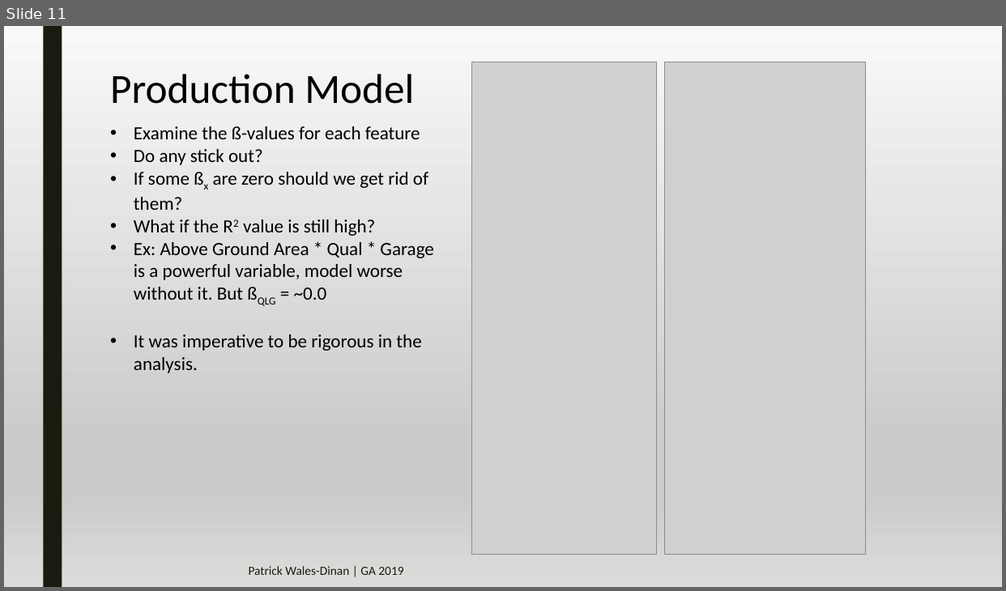
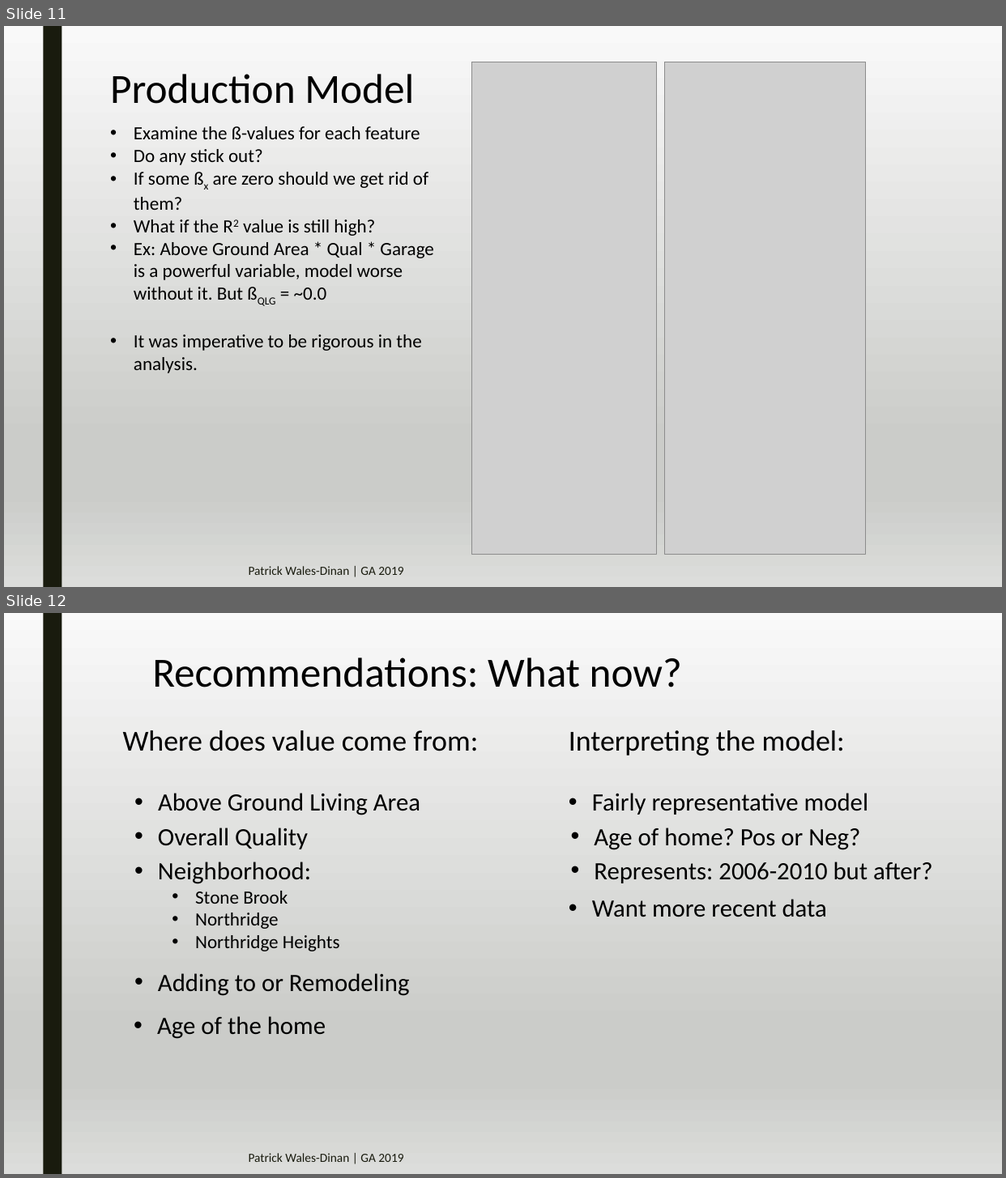
Before and after one commit to pwalesdi/Ames_Housing_Data, a slide deck: Project_2_Presentation.pptx. Shown one above the other, each under a label of ours: slide 11 before the commit, slides 11 and 12 after it. The pictures are 1006x591 and 1006x1178 pixels, drawn with LibreOffice and Linux fonts; fonts in the diff are those of the drawing; grey boxes stand for pictures. Boxes give left, top, right and bottom in pixels: in the first picture for what was removed or moved away, otherwise in the second. Text is boxed around its words. In the diff, an @@ line names an element or a change of style, - is before the commit and + after.

```diff
--- a/Project_2_Presentation.pptx
+++ b/Project_2_Presentation.pptx
@@ slide 12 added at (4,613,1002,1174), background gradient #F9F9F9 to #CBCCC9 to #DCDDDB; not listed: 1 template element that a slide beside it also shows @@
@@ text added at (152,658,682,688), 40 pt, text #000000 @@
+Recommendations: What now?
@@ text added at (123,730,478,752), 28 pt, text #000000 @@
+Where does value come from:
@@ text added at (569,730,845,756), 28 pt, text #000000 @@
+Interpreting the model:
@@ text added at (158,793,420,815), 24 pt, text #000000 @@
+• Above Ground Living Area
@@ text added at (592,793,868,815), 24 pt, text #000000 @@
+• Fairly representative model
@@ text added at (158,828,308,850), 24 pt, text #000000 @@
+• Overall Quality
@@ text added at (594,828,860,850), 24 pt, text #000000 @@
+• Age of home? Pos or Neg?
@@ text added at (158,862,340,952), 18 pt, text #000000 @@
+• Neighborhood:
+  • Stone Brook
+  • Northridge
+  • Northridge Heights
@@ text added at (594,862,933,884), 24 pt, text #000000 @@
+• Represents: 2006-2010 but after?
@@ text added at (592,899,827,918), 24 pt, text #000000 @@
+• Want more recent data
@@ text added at (158,973,410,996), 24 pt, text #000000 @@
+• Adding to or Remodeling
@@ text added at (157,1016,326,1039), 24 pt, text #000000 @@
+• Age of the home
@@ text added at (249,1153,403,1162), 12 pt, text #191B0E @@
+Patrick Wales-Dinan | GA 2019
```
Also in this commit, not shown: 2 slides changed, 3 other files.
